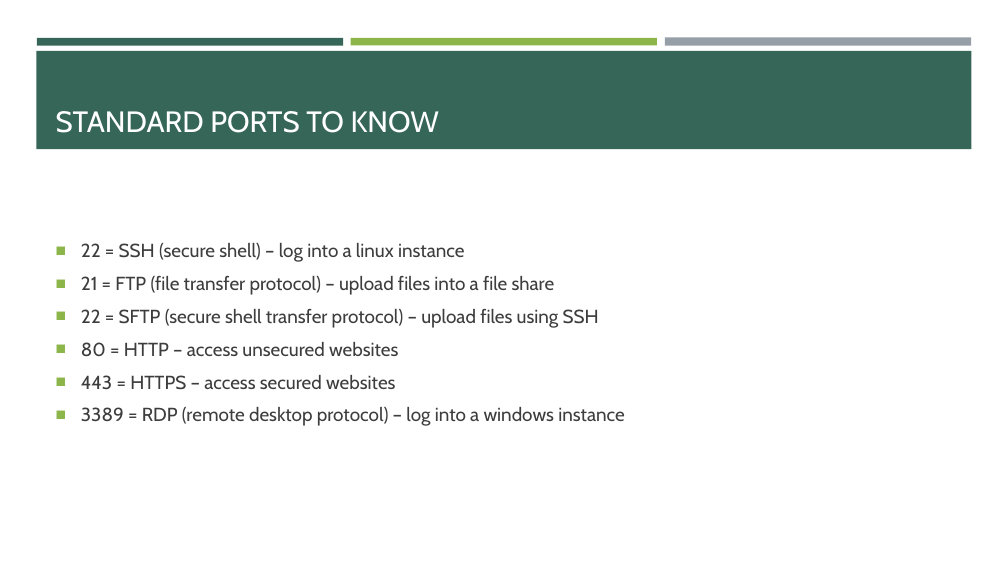
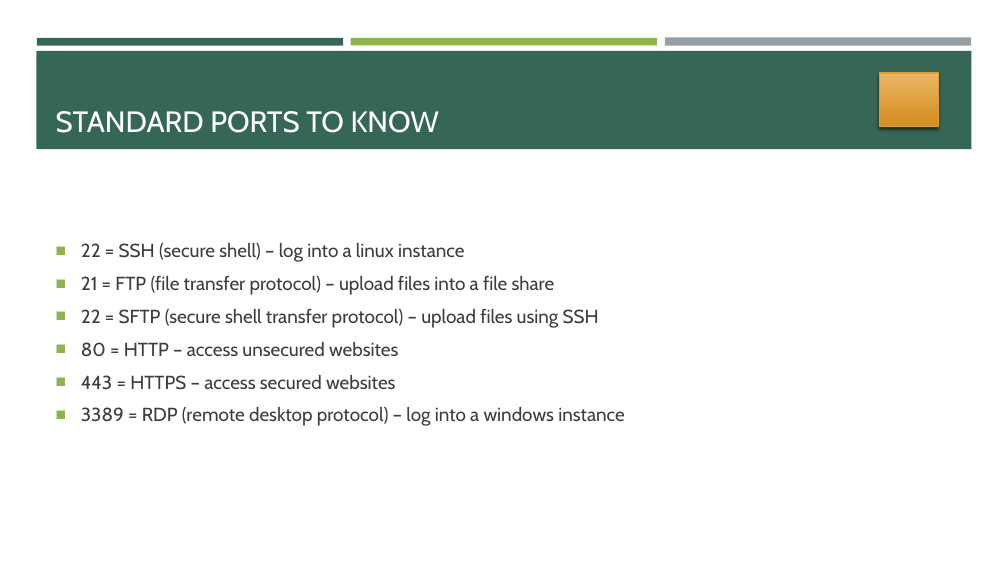
Before and after one commit to e-m-wilson/java-fs, a slide deck: slide 38 of Week_3/AWS_Intro_&_RDS.pptx. Drawn at 1008x567 pixels with LibreOffice and Linux fonts; fonts in the diff are those of the drawing. Boxes give left, top, right and bottom in pixels: in the first picture for what was removed or moved away, otherwise in the second. Text is boxed around its words. In the diff, an @@ line names an element or a change of style, - is before the commit and + after.

```diff
--- a/Week_3/AWS_Intro_&_RDS.pptx
+++ b/Week_3/AWS_Intro_&_RDS.pptx
@@ rectangle added at [879, 73, 938, 127], fill gradient #ECB86A to #D69126, outline #E59C29 1 pt @@
```
Also in this commit, not shown: 4 other files.
